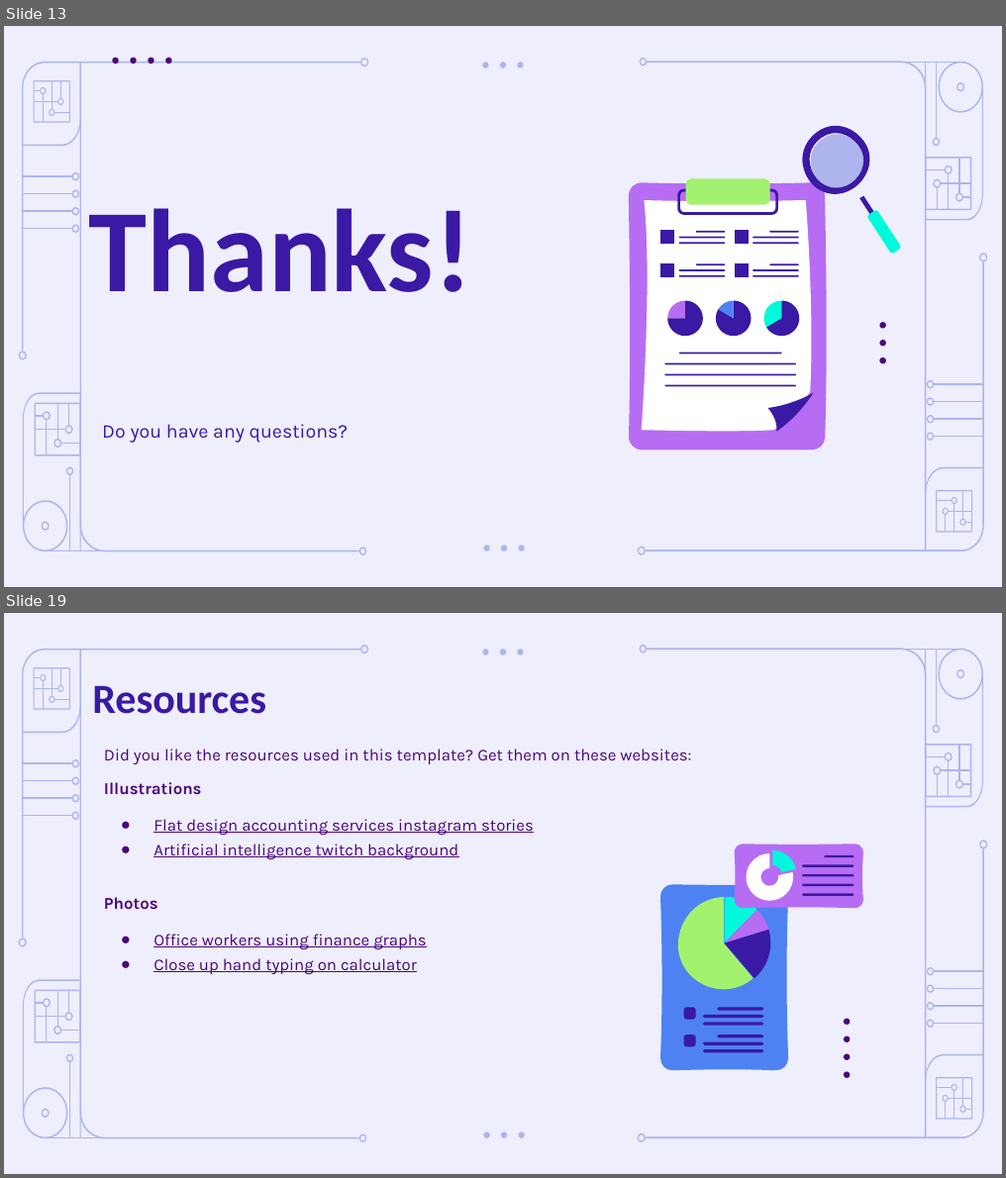
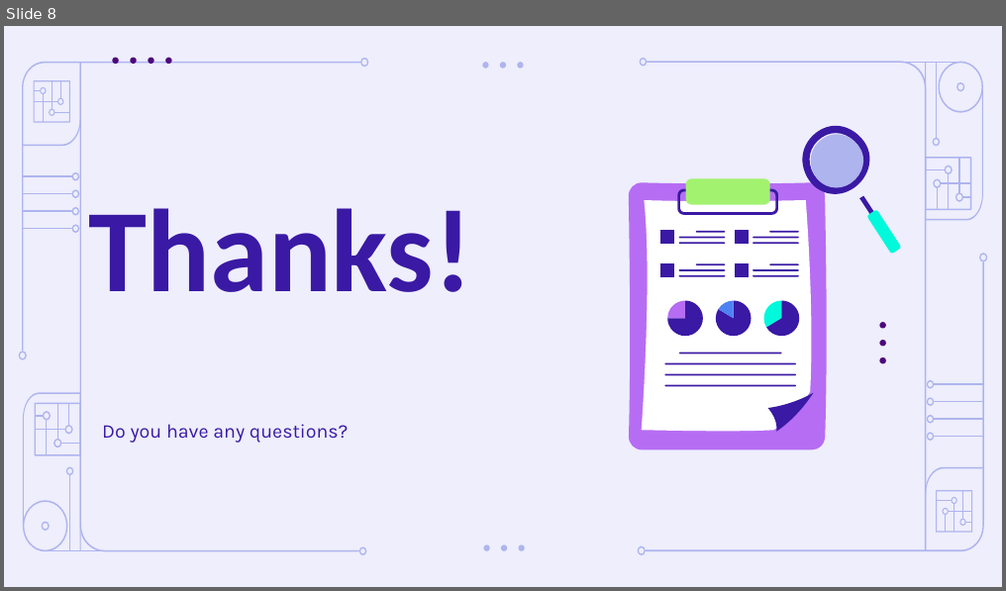
Before and after one commit to MoroboshiDann/portfolio-management-team2, a slide deck: Artificial Intelligence in Finance Pitch Deck by Slidesgo.odp. Shown one above the other, each under a label of ours: slides 13 and 19 before the commit, slide 8 after it; the slides between them are not shown. The pictures are 1006x1178 and 1006x591 pixels, drawn with LibreOffice and Linux fonts; fonts in the diff are those of the drawing. Boxes give left, top, right and bottom in pixels: in the first picture for what was removed or moved away, otherwise in the second. Text is boxed around its words. In the diff, an @@ line names an element or a change of style, - is before the commit and + after.

```diff
--- a/Artificial Intelligence in Finance Pitch Deck by Slidesgo.odp
+++ b/Artificial Intelligence in Finance Pitch Deck by Slidesgo.odp
@@ slide 19 removed at (4, 613, 1002, 1174), background #EEEEFC; not listed: 86 template elements that a slide beside it also shows @@
@@ title removed at (92, 685, 266, 714) @@
-Resources
@@ subtitle removed at (104, 749, 691, 974) @@
-Did you like the resources used in this template? Get them on these websites:
-Illustrations
-● Flat design accounting services instagram stories
-● Artificial intelligence twitch background
-Photos
-● Office workers using finance graphs
-● Close up hand typing on calculator
@@ group removed at (735, 844, 863, 907): 8 freeform shapes @@
@@ group removed at (660, 884, 788, 1070): 13 freeform shapes @@
@@ group removed at (844, 1018, 849, 1078): 4 ellipses @@
@@ what was slide 13 is now slide 8 @@
```
Also in this commit, not shown: 6 slides changed, 1 slide added, 12 other slides removed.
